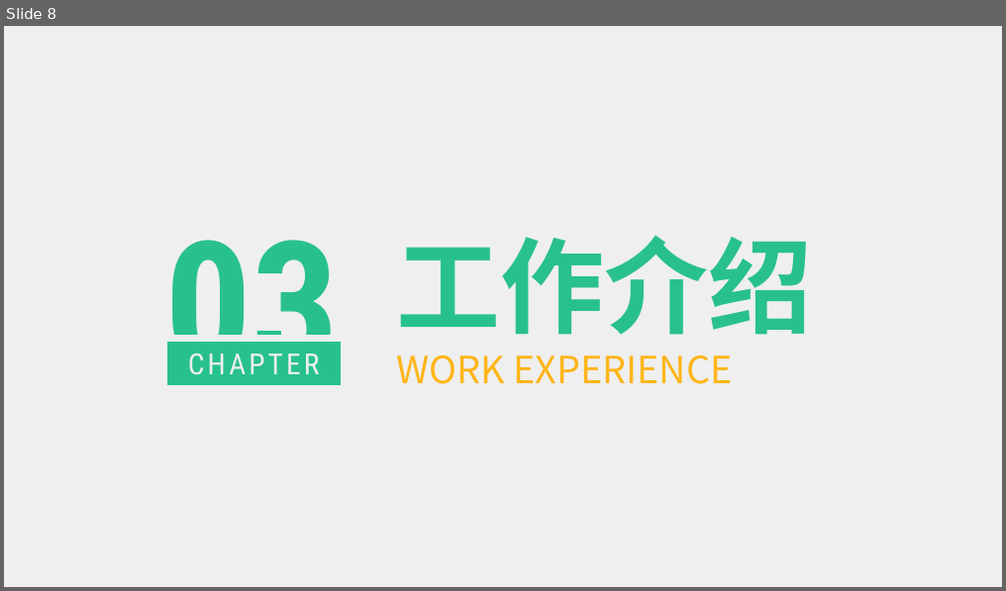
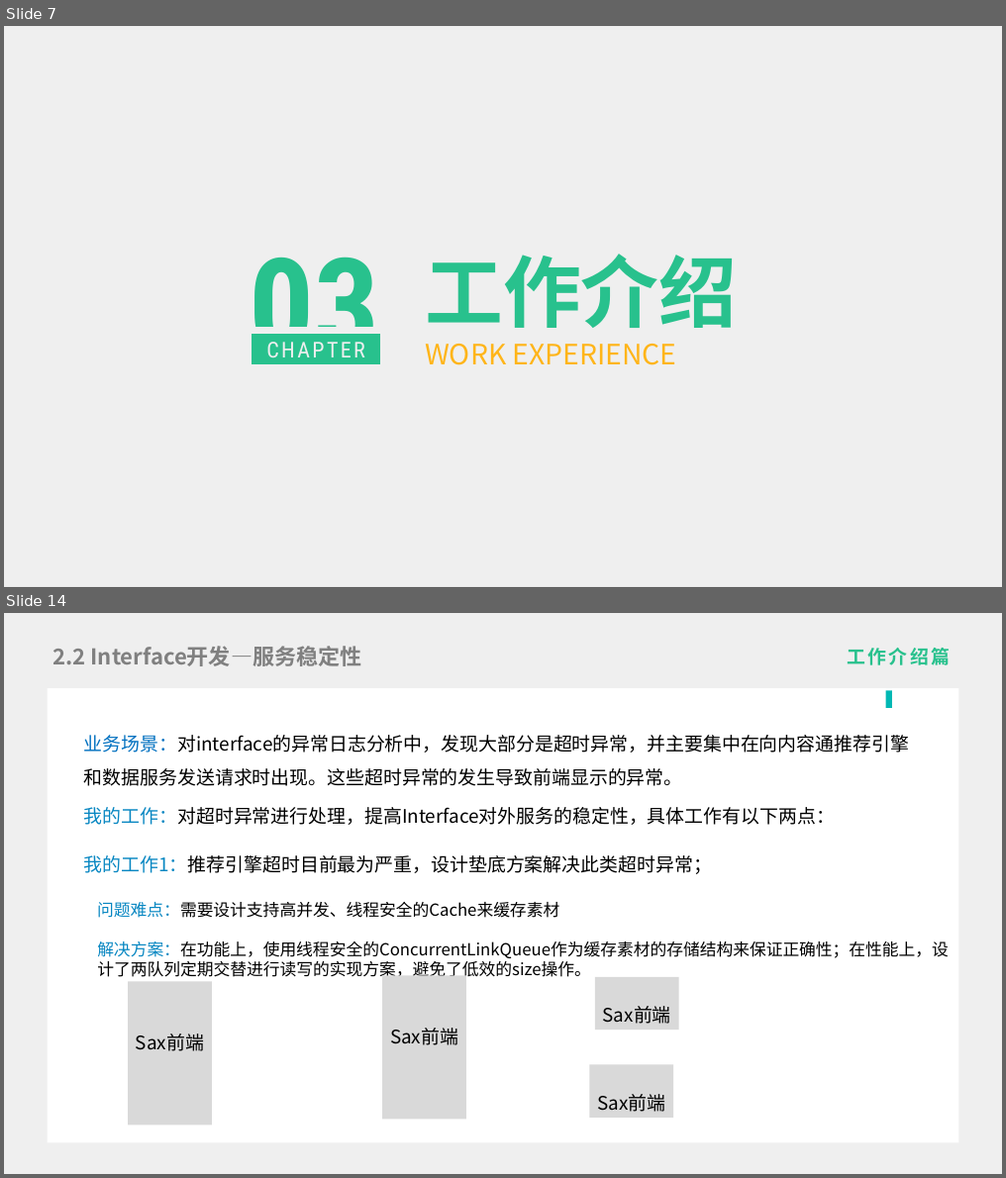
Before and after one commit to liygcoder/workerspace, a slide deck: ppt.pptx. Shown one above the other, each under a label of ours: slide 8 before the commit, slides 7 and 14 after it; the slides between them are not shown. The pictures are 1006x591 and 1006x1178 pixels, drawn with LibreOffice and Linux fonts; fonts in the diff are those of the drawing. Boxes give left, top, right and bottom in pixels: in the first picture for what was removed or moved away, otherwise in the second. Text is boxed around its words. In the diff, an @@ line names an element or a change of style, - is before the commit and + after.

```diff
--- a/ppt.pptx
+++ b/ppt.pptx
@@ slide 14 added at [4, 613, 1002, 1174], background #EFEFEF @@
@@ title added at [54, 646, 362, 666], 21 pt, text #808080, bold @@
+2.2 Interface开发—服务稳定性
@@ subtitle added at [846, 648, 949, 665], 18 pt, text #28C18D, bold @@
+工作介绍篇
@@ rectangle added at [48, 688, 959, 1144], fill #FFFFFF @@
@@ rectangle added at [886, 691, 892, 708], fill #00B8B4 @@
@@ text added at [84, 735, 909, 786], 18 pt, text #000000 @@
+业务场景：对interface的异常日志分析中，发现大部分是超时异常，并主要集中在向内容通推荐引擎和数据服务发送请求时出现。这些超时异常的发生导致前端显示的异常。
@@ text added at [84, 807, 835, 825], 18 pt, text #000000 @@
+我的工作：对超时异常进行处理，提高Interface对外服务的稳定性，具体工作有以下两点：
@@ text added at [84, 856, 712, 874], 18 pt, text #000000 @@
+我的工作1：推荐引擎超时目前最为严重，设计垫底方案解决此类超时异常；
@@ text added at [97, 902, 559, 918], 16 pt, text #000000 @@
+问题难点：需要设计支持高并发、线程安全的Cache来缓存素材
@@ text added at [97, 942, 948, 977], 16 pt, text #000000 @@
+解决方案：在功能上，使用线程安全的ConcurrentLinkQueue作为缓存素材的存储结构来保证正确性；在性能上，设计了两队列定期交替进行读写的实现方案，避免了低效的size操作。
@@ rectangle added at [129, 981, 212, 1125], fill #D9D9D9, 18 pt, text #000000 @@
+Sax前端
@@ rectangle added at [383, 976, 466, 1120], fill #D9D9D9, 18 pt, text #000000 @@
+Sax前端
@@ rectangle added at [595, 977, 679, 1030], fill #D9D9D9, 18 pt, text #000000 @@
+Sax前端
@@ rectangle added at [589, 1065, 673, 1118], fill #D9D9D9, 18 pt, text #000000 @@
+Sax前端
@@ what was slide 8 is now slide 7 @@
@@ slide 7 changed as well @@
@@ text "03": place and size @@
-text "03" at [164, 240, 339, 385]
+text "03" at [250, 257, 380, 365]
@@ text "03" at [250, 257, 380, 365]: size 166 to 124.5 pt @@
@@ text "工作介绍": place and size @@
-text "工作介绍" at [397, 235, 813, 384]
+text "工作介绍" at [425, 254, 737, 366]
@@ text "工作介绍" at [425, 254, 737, 366]: size 100 to 75 pt in "工作介绍"; size 36 to 27 pt in "WORK EXPERIENCE" @@
@@ rectangle "CHAPTER": place and size @@
-rectangle "CHAPTER" at [164, 338, 344, 388]
+rectangle "CHAPTER" at [249, 331, 383, 369]
@@ rectangle "CHAPTER" at [249, 331, 383, 369]: size 28 to 21 pt, letter spacing 3 to 2.2 pt @@
```
Also in this commit, not shown: 12 other slides changed, 5 other slides added, 7 slides removed.
